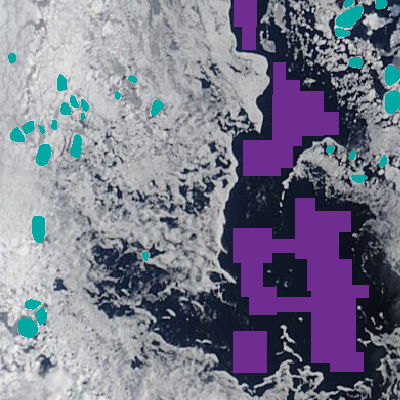
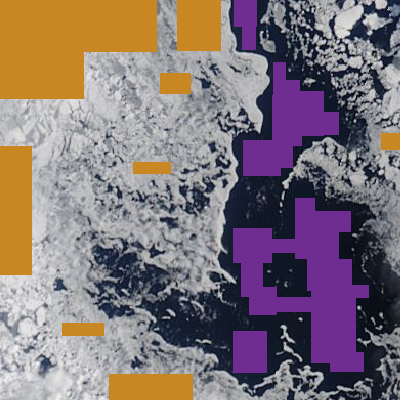
Layers edited between the first and the second 400 × 400 image:
added layer "ice samples" (2nd of 2) above "ice floes" over [0, 0, 400, 400]
hid "ice floes" (3rd of 3) over [8, 0, 400, 338]
